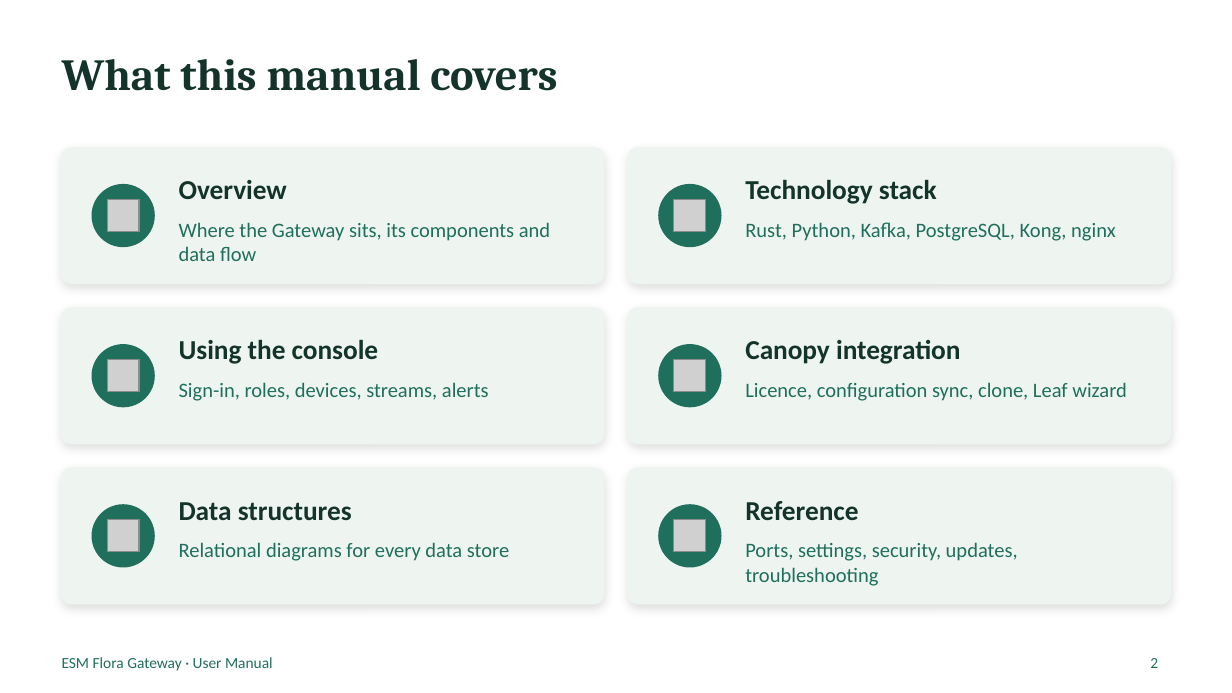
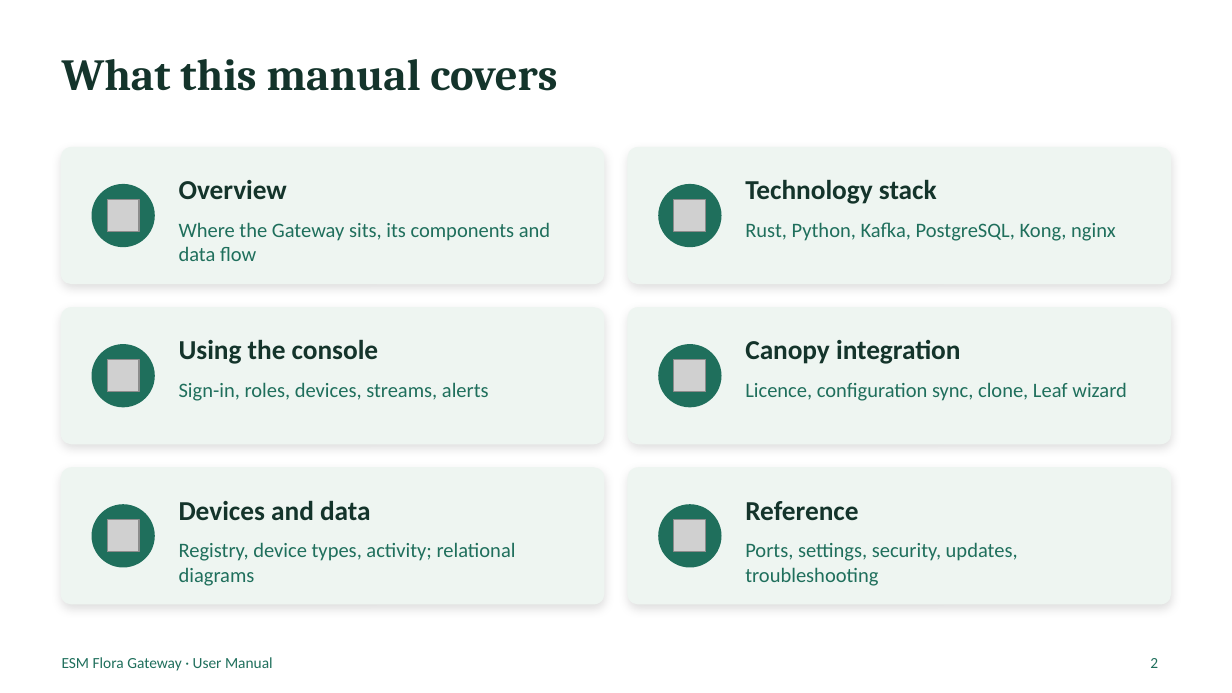
Before and after one commit to Parinya-cram/flora-core, a slide deck: slide 2 of docs/gateway-manual/Flora-Gateway-User-Manual.pptx. Drawn at 1232x693 pixels with LibreOffice and Linux fonts; fonts in the diff are those of the drawing; grey boxes stand for pictures. Boxes give left, top, right and bottom in pixels: in the first picture for what was removed or moved away, otherwise in the second. Text is boxed around its words. In the diff, an @@ line names an element or a change of style, - is before the commit and + after.

```diff
--- a/docs/gateway-manual/Flora-Gateway-User-Manual.pptx
+++ b/docs/gateway-manual/Flora-Gateway-User-Manual.pptx
@@ text at (179,500,371,520): text changed @@
-Data structures
+Devices and data
@@ text at (179,542,516,586): text changed @@
-Relational diagrams for every data store
+Registry, device types, activity; relational diagrams
```
Also in this commit, not shown: 2 other slides changed, 6 slides added, 24 other files.
